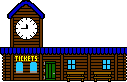
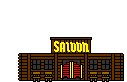
Before/after of a 127x82 layered artwork. What changed in the layer stack:
added layer "saloon" above "Layer 6" over [44,41,89,82]
added layer "Layer 6" above "tickets" over [50,37,92,54]
painted on "tickets" over [15,56,37,61]
added layer "chair" (1st of 2) above "Layer 4" over [101,72,110,82]
added layer "Layer 4" above "chair" over [32,71,41,82]
renamed "bench copy" to "chair", painted on it over [89,71,112,82]
painted on "bench" over [66,71,85,82]
removed layer "clock" over [15,17,38,40]
added layer "Layer 3" above "windows" over [32,59,53,70]
renamed "Layer 2" to "windows", painted on it over [67,59,111,70]
added layer "swinging doors" above "black" over [60,61,83,79]
added layer "black" above "station" over [62,60,81,80]
painted on "station" over [0,0,127,81]
added layer "basic backgroun" above "Layer 1" over [55,54,123,81]
